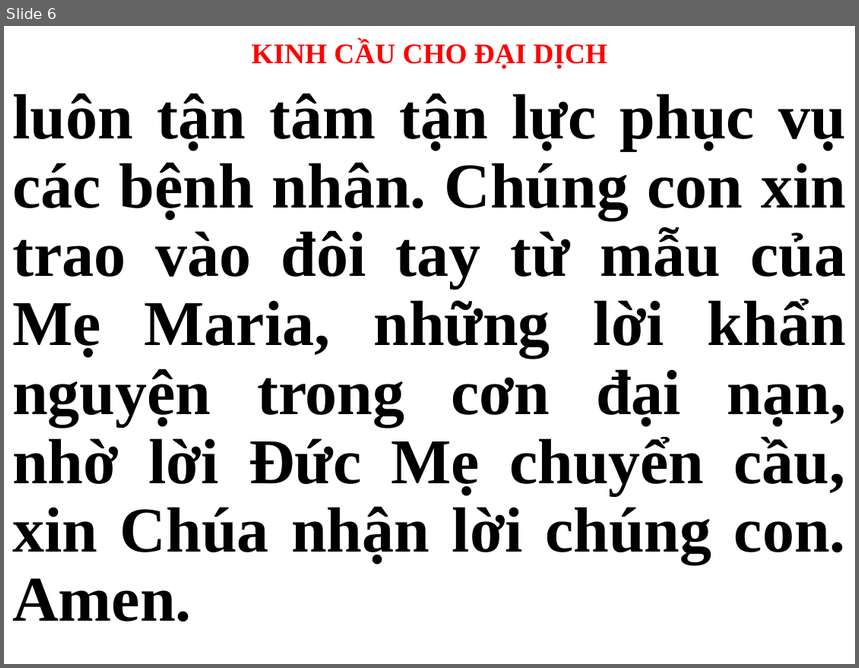
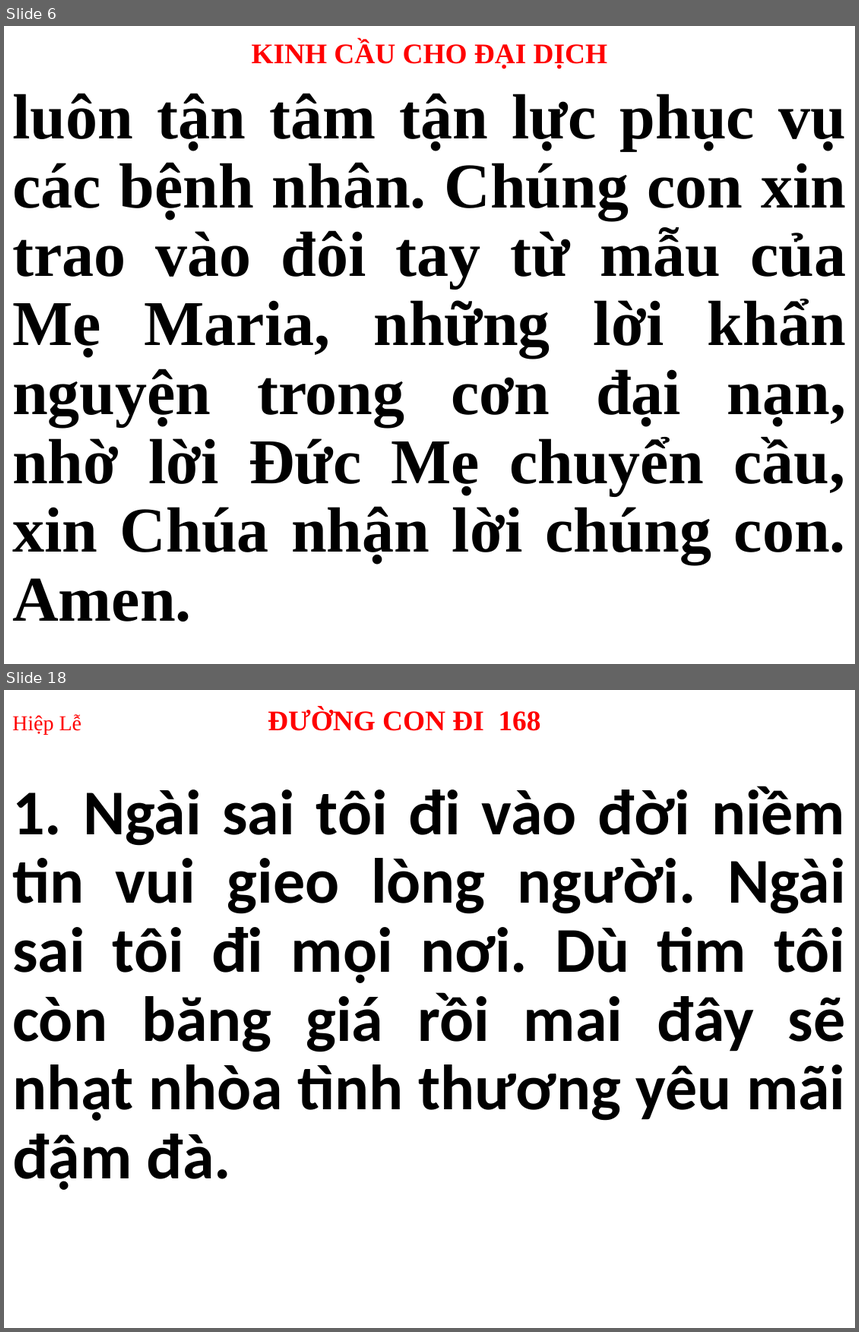
Before and after one commit to webfullstack99/usb-songs, a slide deck: Thứ 3.pptx. Shown one above the other, each under a label of ours: slide 6 before the commit, slides 6 and 18 after it; the slides between them are not shown. The pictures are 859x668 and 859x1332 pixels, drawn with LibreOffice and Linux fonts; fonts in the diff are those of the drawing. Boxes give left, top, right and bottom in pixels: in the first picture for what was removed or moved away, otherwise in the second. Text is boxed around its words. In the diff, an @@ line names an element or a change of style, - is before the commit and + after.

```diff
--- a/Thứ 3.pptx
+++ b/Thứ 3.pptx
@@ slide 18 added at (4,690,855,1328), background #FFFFFF @@
@@ title added at (12,708,541,734), 24 pt, text #FF0000, bold @@
+Hiệp Lễ ĐƯỜNG CON ĐI 168
@@ subtitle added at (12,786,846,1190), 54 pt, text #000000, bold @@
+1. Ngài sai tôi đi vào đời niềm tin vui gieo lòng người. Ngài sai tôi đi mọi nơi. Dù tim tôi còn băng giá rồi mai đây sẽ nhạt nhòa tình thương yêu mãi đậm đà.
```
Also in this commit, not shown: 3 slides changed, 15 other slides added, 23 slides removed.
